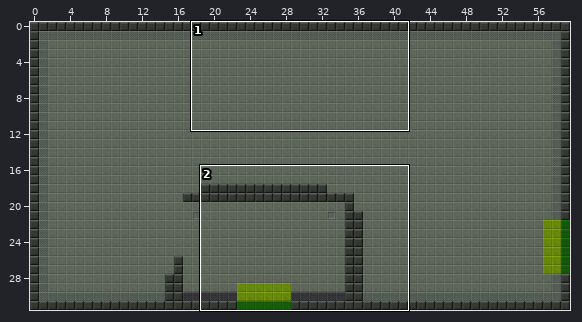
Tiled map (JSON) -- docs/maps/campaign_01_room_003.json. Above: a wide view before the commit, with the close-up outlined.
Close-up. Earlier state:
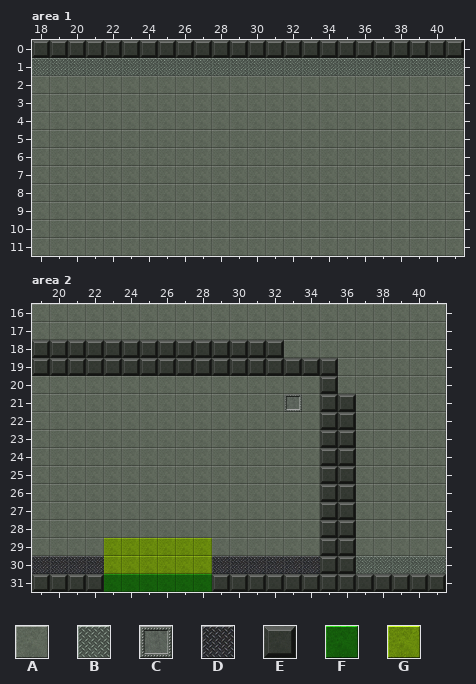
Cells are 32x32 px. Shown: area 1 x 18..41, y 0..11; area 2 x 19..41, y 16..31. The commit also changed other parts of the map, which this record leaves out.
Key: from "floor": A 0, B 1, C 4, D 15, E 19, F 56, G 70.
_ is an empty cell.
Layers that did not change in this view are not listed.
Layer "terrain" before, area 2, first column x 19:
16 AAAAAAAAAAAAAAAAAAAAAAA
17 AAAAAAAAAAAAAAAAAAAAAAA
18 EEEEEEEEEEEEEEAAAAAAAAA
19 EEEEEEEEEEEEEEEEEAAAAAA
20 AAAAAAAAAAAAAAAAEAAAAAA
21 AAAAAAAAAAAAAACAEEAAAAA
22 AAAAAAAAAAAAAAAAEEAAAAA
23 AAAAAAAAAAAAAAAAEEAAAAA
24 AAAAAAAAAAAAAAAAEEAAAAA
25 AAAAAAAAAAAAAAAAEEAAAAA
26 AAAAAAAAAAAAAAAAEEAAAAA
27 AAAAAAAAAAAAAAAAEEAAAAA
28 AAAAAAAAAAAAAAAAEEAAAAA
29 AAAAGGGGGGAAAAAAEEAAAAA
30 DDDDGGGGGGDDDDDDEEBBBBB
31 EEEEFFFFFFEEEEEEEEEEEEE
Now the later version:
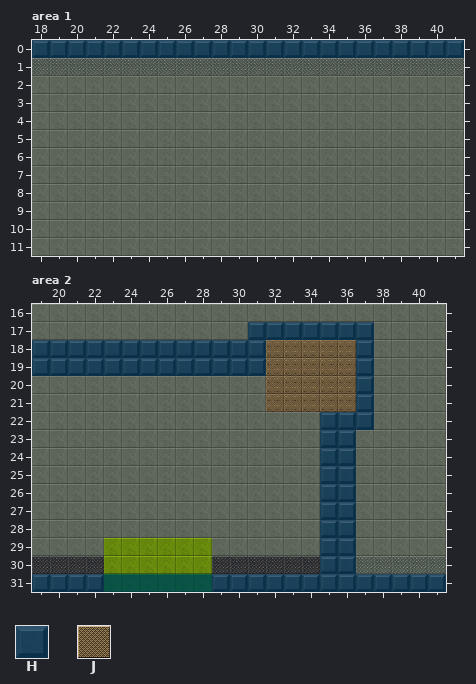
Further tiles: from "collision_tiles": H 0; from "floor": J 114.
Tiles of an added or newly shown layer are drawn over the layers below it.
See-through tiles are keyed as they look on the map.
Diff:
Layer "collision" (now shown), area 1:
y 0: x 18..41 ________________________ -> HHHHHHHHHHHHHHHHHHHHHHHH
Layer "terrain", area 2:
y 17: x 31..37 AAAAAAA -> EEEEEEE
y 18: x 32..37 EAAAAA -> JJJJJE
y 19: x 32..37 EEEEAA -> JJJJJE
y 20: x 32..37 AAAEAA -> JJJJJE
y 21: x 32..37 ACAEEA -> JJJJJE
y 22: x 37 A -> E
Layer "collision" (now shown), area 2:
y 17: x 31..37 _______ -> HHHHHHH
y 18..19: x 19..31 _____________ -> HHHHHHHHHHHHH; x 37 _ -> H
y 20..21: x 37 _ -> H
y 22: x 35..37 ___ -> HHH
y 23..30: x 35..36 __ -> HH
y 31: x 19..41 _______________________ -> HHHHHHHHHHHHHHHHHHHHHHH
Boxes around the changes in both close-ups, in picture pixels (x1, y1, x2, y2):
added: (32, 40, 464, 58)
changed: (32, 322, 446, 592)
